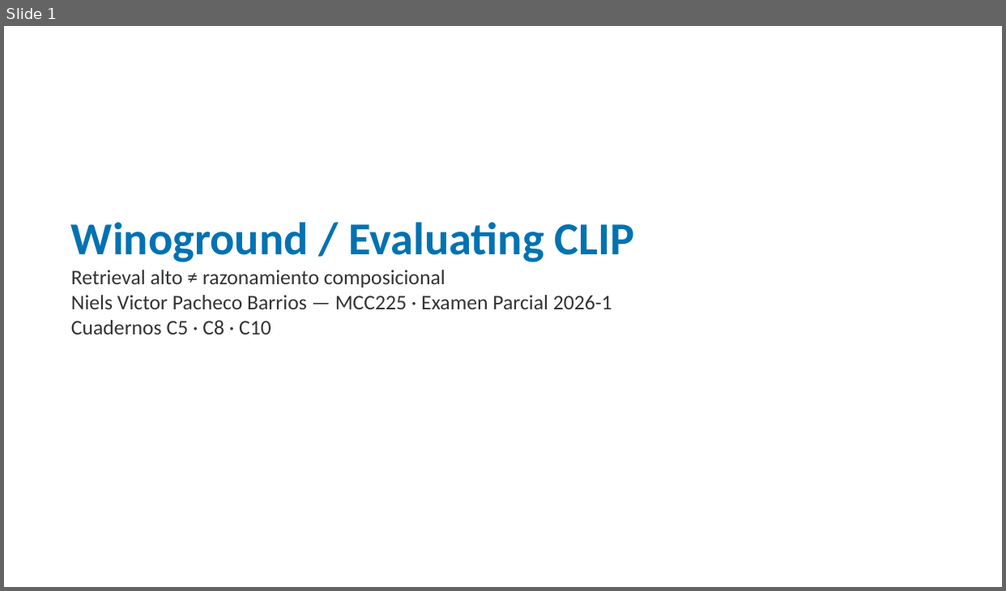
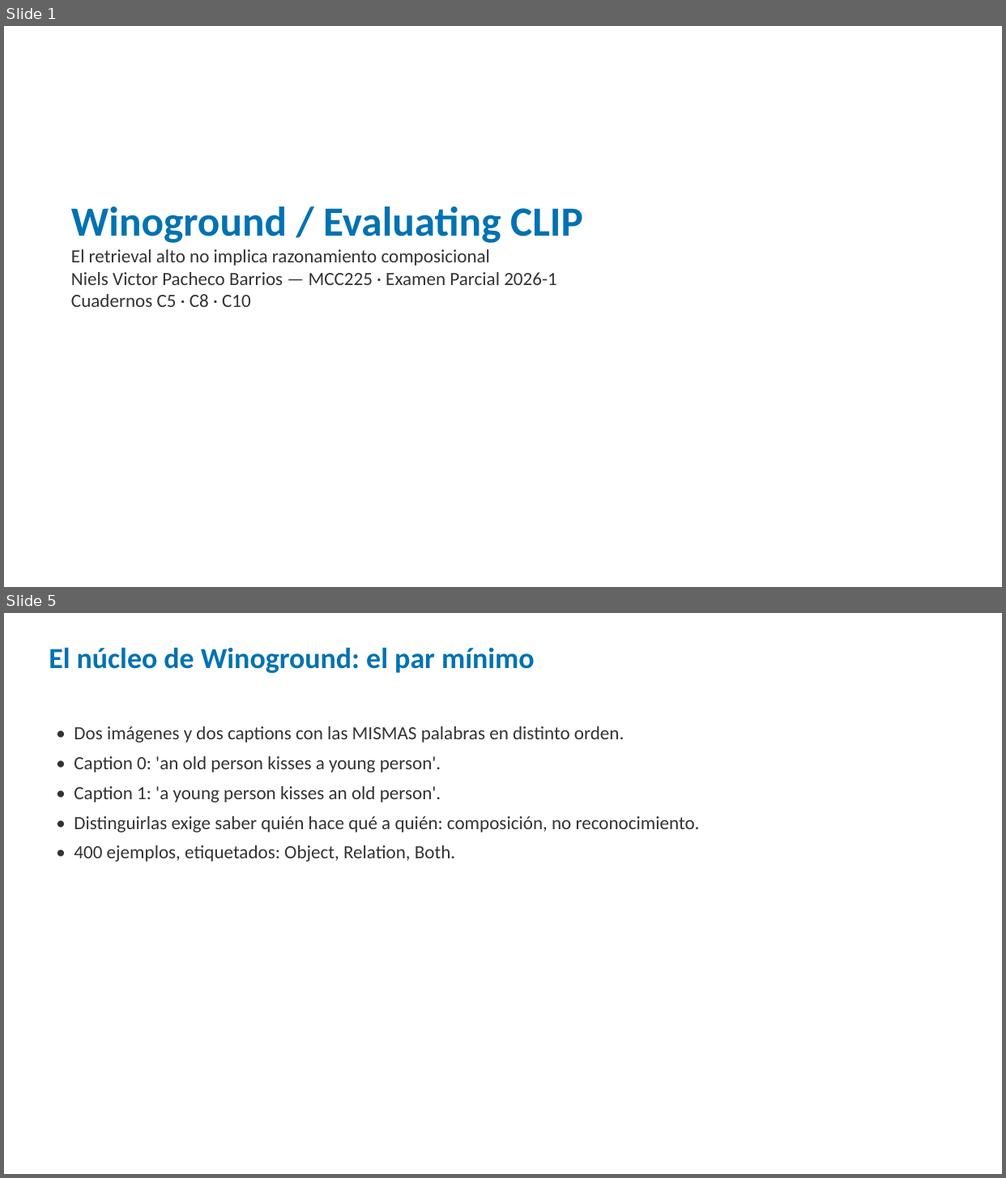
Before and after one commit to nielspac177/Winoground-Evaluating-CLIP-MCC225, a slide deck: slides/pptx/defensa_winoground.pptx. Shown one above the other, each under a label of ours: slide 1 before the commit, slides 1 and 5 after it; the slides between them are not shown. The pictures are 1006x591 and 1006x1178 pixels, drawn with LibreOffice and Linux fonts; fonts in the diff are those of the drawing. Boxes give left, top, right and bottom in pixels: in the first picture for what was removed or moved away, otherwise in the second. Text is boxed around its words. In the diff, an @@ line names an element or a change of style, - is before the commit and + after.

Commit message:
Amplía la presentación a 25 diapositivas (15 min) y añade guion con tiempos
- Beamer y PPTX reestructurados en 5 bloques: problema, método (C10), resultados, verificación, cierre.
- Explica par mínimo, las 3 métricas, azar 1/6, validación contra clip.jsonl, ceguera, checkpoints.
- docs/GUION_PRESENTACION.md: qué decir por slide, tiempos, demo en vivo y repreguntas.

```diff
--- a/slides/pptx/defensa_winoground.pptx
+++ b/slides/pptx/defensa_winoground.pptx
@@ slide 5 added at bbox=[4, 613, 1002, 1174], background #FFFFFF @@
@@ text added at bbox=[49, 647, 535, 673], 28 pt, text #0072B2, bold @@
+El núcleo de Winoground: el par mínimo
@@ text added at bbox=[74, 726, 700, 862], 18 pt, text #333333 @@
+• Dos imágenes y dos captions con las MISMAS palabras en distinto orden.
+• Caption 0: 'an old person kisses a young person'.
+• Caption 1: 'a young person kisses an old person'.
+• Distinguirlas exige saber quién hace qué a quién: composición, no reconocimiento.
+• 400 ejemplos, etiquetados: Object, Relation, Both.
@@ slide 1 changed as well @@
@@ text "Winoground / Evaluating CLIP": place and size @@
-text "Winoground / Evaluating CLIP" at bbox=[71, 222, 635, 335]
+text "Winoground / Evaluating CLIP" at bbox=[71, 207, 583, 307]
@@ text at bbox=[71, 207, 583, 307]: size 44 to 40 pt in "Winoground / Evaluating CLIP"; size 20 to 18 pt in "Niels Victor Pacheco Barrios — MCC225 · ...", "Cuadernos C5 · C8 · C10" @@
@@ text at bbox=[71, 250, 490, 266]: text changed; size 20 to 18 pt @@
-Retrieval alto ≠ razonamiento composicional
+El retrieval alto no implica razonamiento composicional
```
Also in this commit, not shown: 1 other slide changed, 26 other slides added, 6 slides removed, 4 other files.
